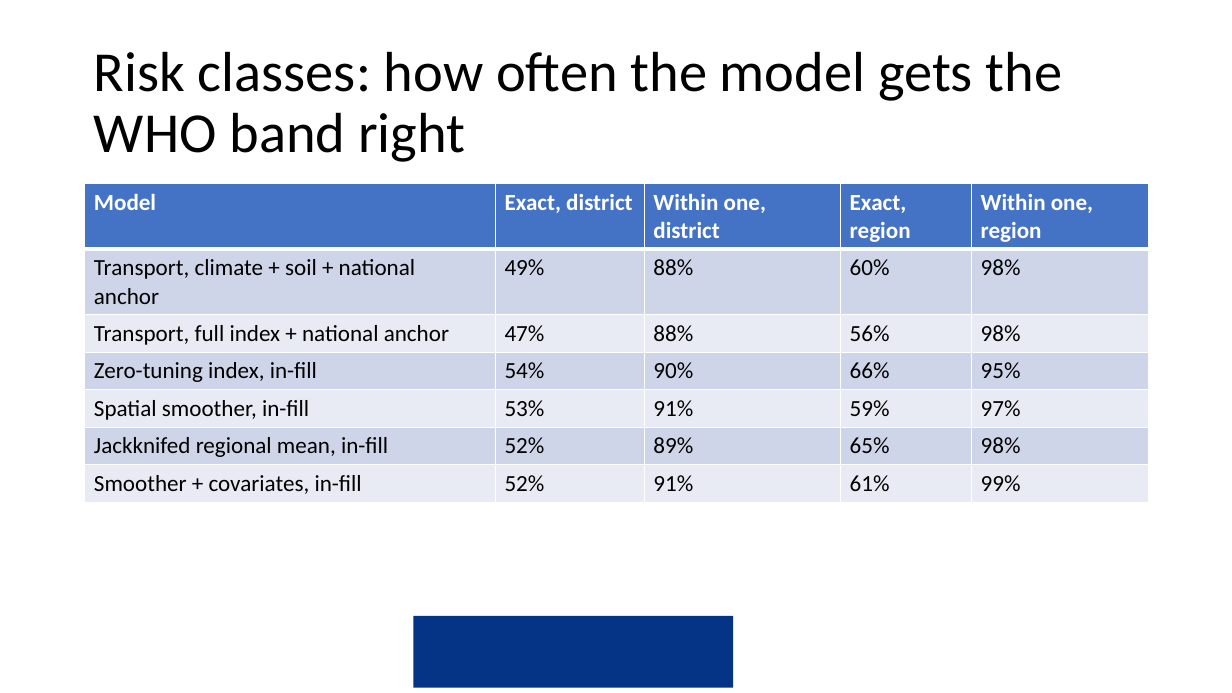
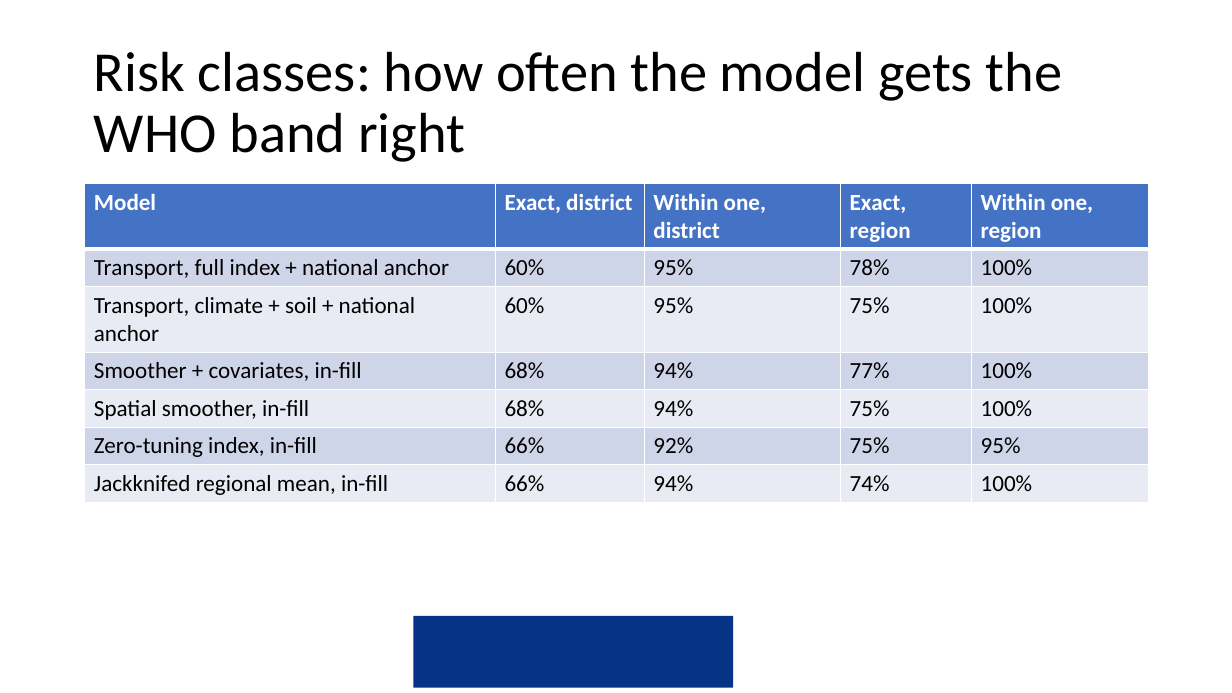
Before and after one commit to amertens/mn-prediction, a slide deck: slide 28 of docs/slides/MN-proxy-Ghana-presentation-2026-09.pptx. Drawn at 1232x693 pixels with LibreOffice and Linux fonts; fonts in the diff are those of the drawing; background and template pictures are left out. Boxes give left, top, right and bottom in pixels: in the first picture for what was removed or moved away, otherwise in the second. Text is boxed around its words. In the diff, an @@ line names an element or a change of style, - is before the commit and + after.

```diff
--- a/docs/slides/MN-proxy-Ghana-presentation-2026-09.pptx
+++ b/docs/slides/MN-proxy-Ghana-presentation-2026-09.pptx
@@ table at bbox=[85, 184, 1149, 623] @@
-row 2: Transport, climate + soil + national anchor | 49% | 88% | 60% | 98%
+row 2: Transport, full index + national anchor | 60% | 95% | 78% | 100%
-row 3: Transport, full index + national anchor | 47% | 88% | 56% | 98%
+row 3: Transport, climate + soil + national anchor | 60% | 95% | 75% | 100%
-row 4: Zero-tuning index, in-fill | 54% | 90% | 66% | 95%
+row 4: Smoother + covariates, in-fill | 68% | 94% | 77% | 100%
-row 5: Spatial smoother, in-fill | 53% | 91% | 59% | 97%
+row 5: Spatial smoother, in-fill | 68% | 94% | 75% | 100%
-row 6: Jackknifed regional mean, in-fill | 52% | 89% | 65% | 98%
+row 6: Zero-tuning index, in-fill | 66% | 92% | 75% | 95%
-row 7: Smoother + covariates, in-fill | 52% | 91% | 61% | 99%
+row 7: Jackknifed regional mean, in-fill | 66% | 94% | 74% | 100%
```
Also in this commit, not shown: 9 other slides changed, 57 other files.
